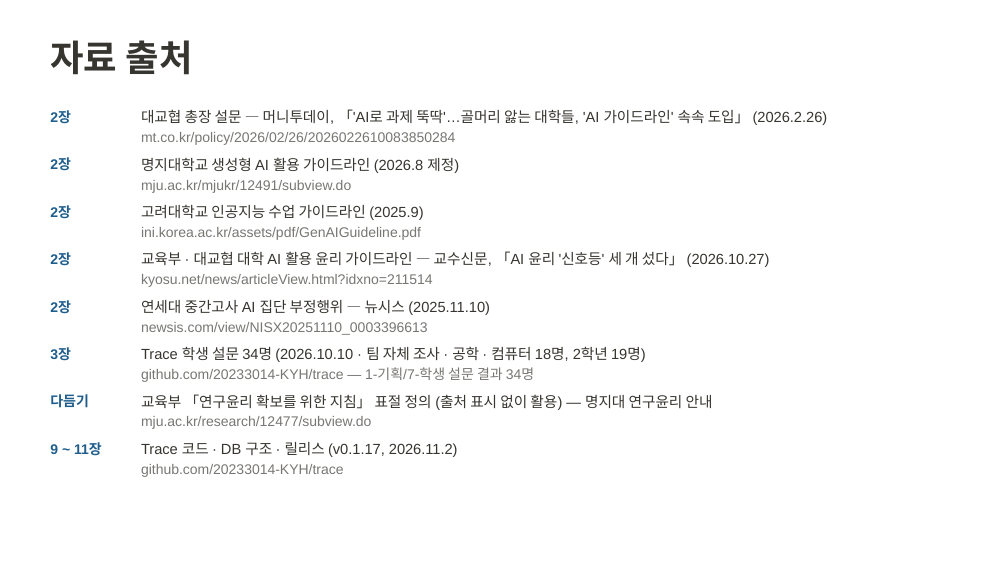
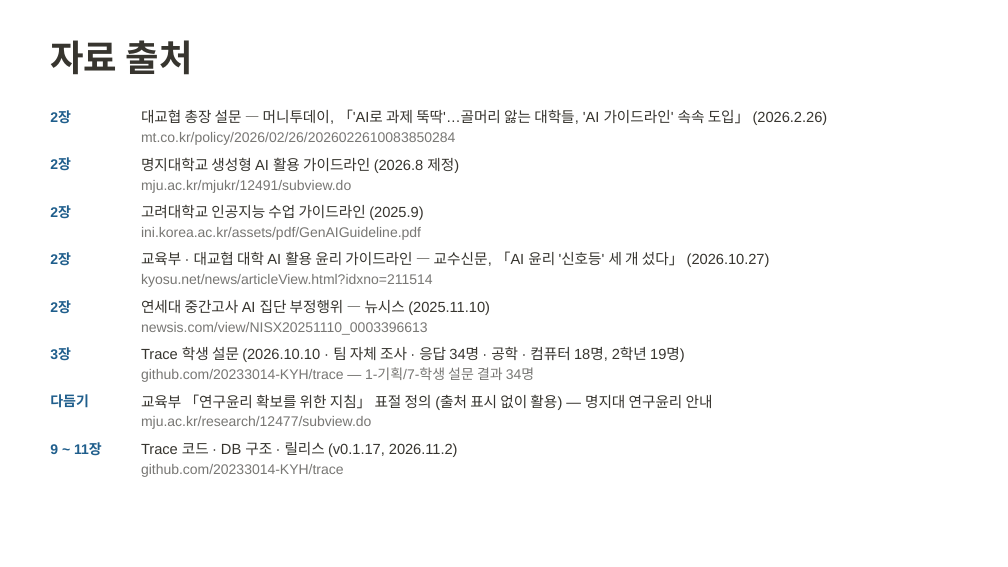
Before and after one commit to 20233014-KYH/trace, a slide deck: slide 7 of deck/중간발표_김용현.pptx. Drawn at 1008x567 pixels with LibreOffice and Linux fonts; fonts in the diff are those of the drawing. Boxes give left, top, right and bottom in pixels: in the first picture for what was removed or moved away, otherwise in the second. Text is boxed around its words. In the diff, an @@ line names an element or a change of style, - is before the commit and + after.

```diff
--- a/deck/중간발표_김용현.pptx
+++ b/deck/중간발표_김용현.pptx
@@ text at [141, 346, 685, 362]: text changed @@
-Trace 학생 설문 34명 (2026.10.10 · 팀 자체 조사 · 공학 · 컴퓨터 18명, 2학년 19명)
+Trace 학생 설문 (2026.10.10 · 팀 자체 조사 · 응답 34명 · 공학 · 컴퓨터 18명, 2학년 19명)
```
Also in this commit, not shown: 2 other slides changed, 1 other file.
